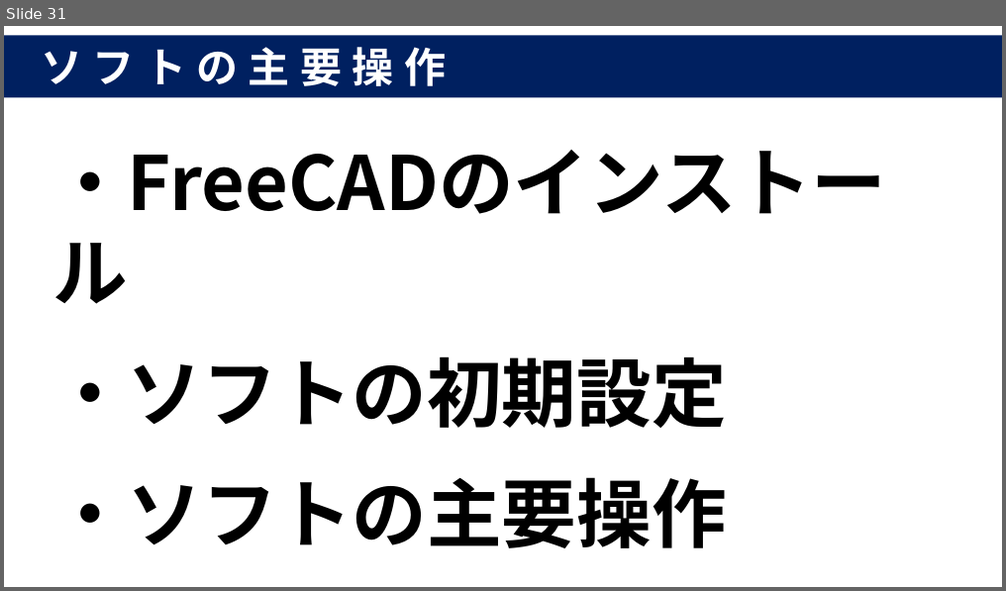
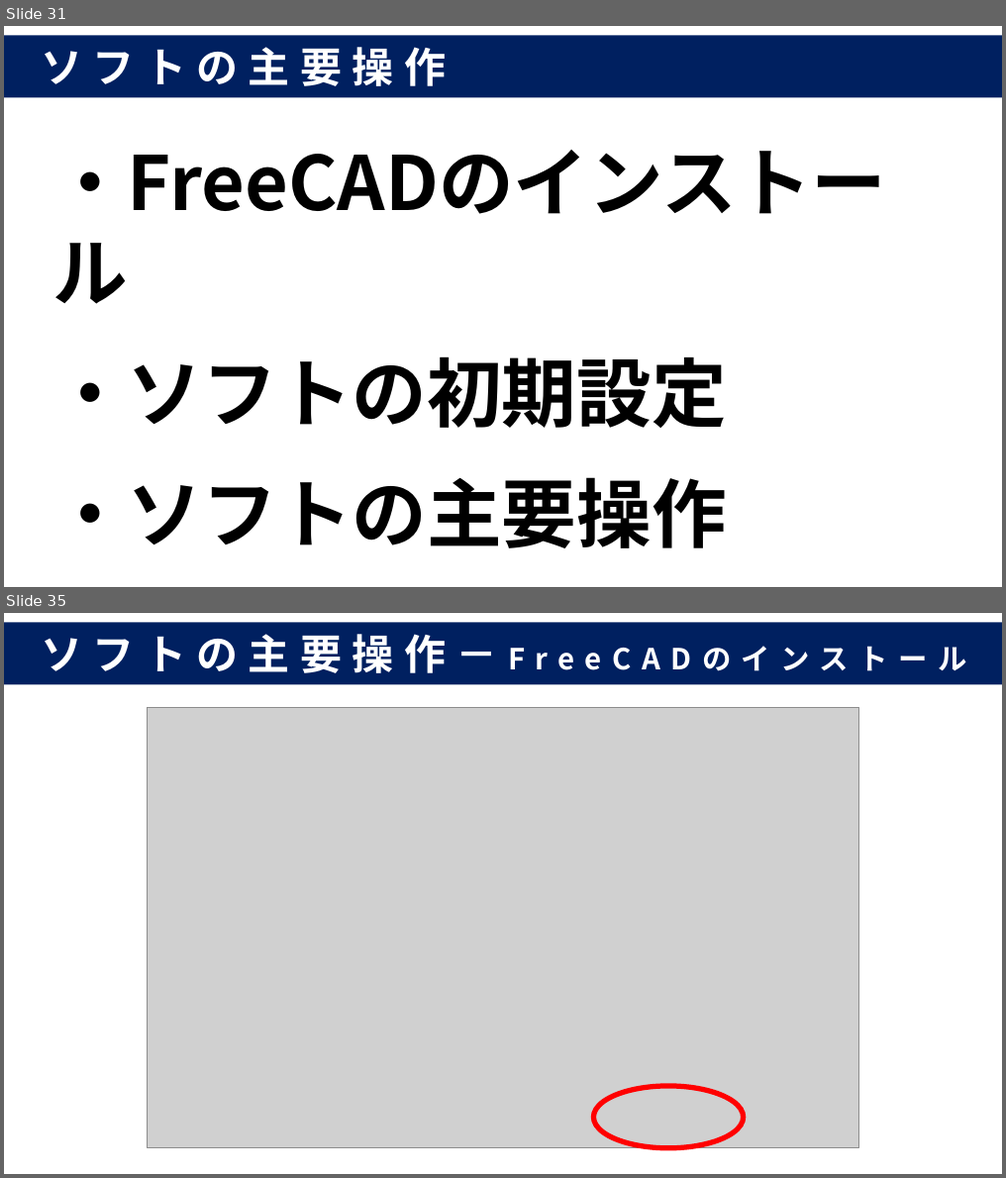
Before and after one commit to nabe-daisuki/hello-nabe, a slide deck: prezentation/プレゼン資料.pptx. Shown one above the other, each under a label of ours: slide 31 before the commit, slides 31 and 35 after it; the slides between them are not shown. The pictures are 1006x591 and 1006x1178 pixels, drawn with LibreOffice and Linux fonts; fonts in the diff are those of the drawing; grey boxes stand for pictures. Boxes give left, top, right and bottom in pixels: in the first picture for what was removed or moved away, otherwise in the second. Text is boxed around its words. In the diff, an @@ line names an element or a change of style, - is before the commit and + after.

```diff
--- a/prezentation/プレゼン資料.pptx
+++ b/prezentation/プレゼン資料.pptx
@@ slide 35 added at (x1=4, y1=613, x2=1002, y2=1174), background #FFFFFF @@
@@ rectangle added at (x1=4, y1=623, x2=1002, y2=685), fill #002060, 28 pt, text #FFFFFF, bold @@
+ソフトの主要操作－FreeCADのインストール
@@ picture added at (x1=147, y1=707, x2=859, y2=1149) @@
@@ ellipse added at (x1=594, y1=1086, x2=744, y2=1149), outline #FF0000 5 pt @@
```
Also in this commit, not shown: 5 slides changed, 13 other slides added, 32 other files.
